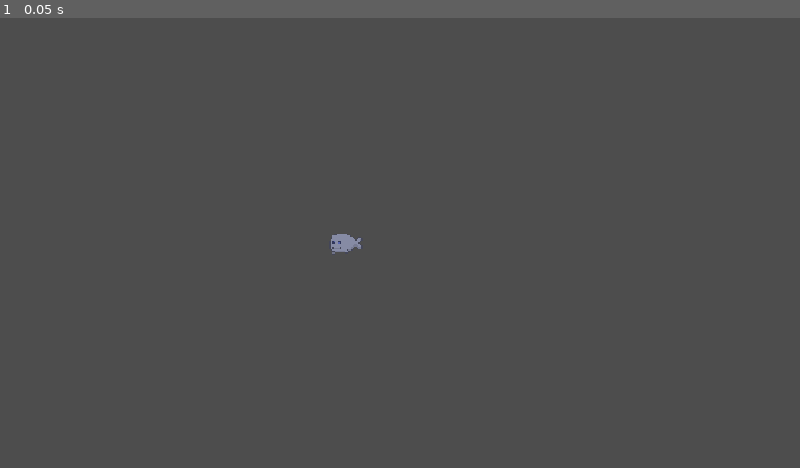
Above: before the commit, frame 1.
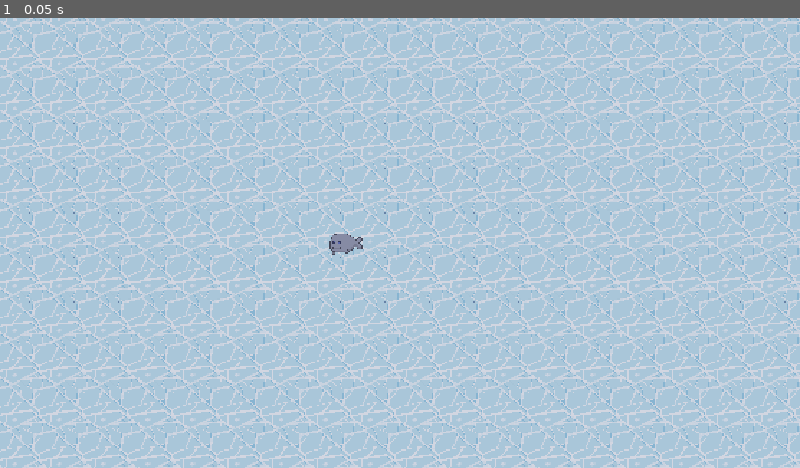
Above: after the commit, the same moment.

Repository: chamerlish/Collony-Sim
Game: Godot game, scene res://scenes/world.tscn
The game is run twice, just before and just after one commit, with the same random seed, the same clock (stepped at 60 frames per second) and the same inputs.
Inputs:
- Up to frame 1 (0.05 s): no input

The runs differ from the first frame. In frame 1, 100% of the frame differs, in the area x 0-100%, y 0-100%.

Commit message:
background

Diff:
--- a/scenes/world.tscn
+++ b/scenes/world.tscn
@@ -1,8 +1,26 @@
 [gd_scene format=3 uid="uid://7colrcc73kwc"]
 
 [ext_resource type="PackedScene" uid="uid://2f811vnix7fs" path="res://scenes/minion.tscn" id="1_nnsk1"]
+[ext_resource type="Texture2D" uid="uid://bbb5bhb37jtqv" path="res://sprites/floor_tile.png" id="2_rwgxs"]
 
 [node name="world" type="Node2D" unique_id=177771181]
+
+[node name="Background" type="TextureRect" parent="." unique_id=220156065]
+texture_filter = 1
+anchors_preset = 15
+anchor_right = 1.0
+anchor_bottom = 1.0
+offset_left = -760.0
+offset_top = -336.0
+offset_right = 800.0
+offset_bottom = 336.0
+grow_horizontal = 2
+grow_vertical = 2
+mouse_filter = 2
+texture = ExtResource("2_rwgxs")
+stretch_mode = 1
+
+[node name="CanvasLayer" type="CanvasLayer" parent="." unique_id=1235952061]
 
 [node name="minion" parent="." unique_id=1289145001 instance=ExtResource("1_nnsk1")]
 position = Vector2(-78, 0)
Binary file added: sprites/floor_tile.aseprite
Binary file added: sprites/floor_tile.png
Not shown, added: sprites/floor_tile.png.import
